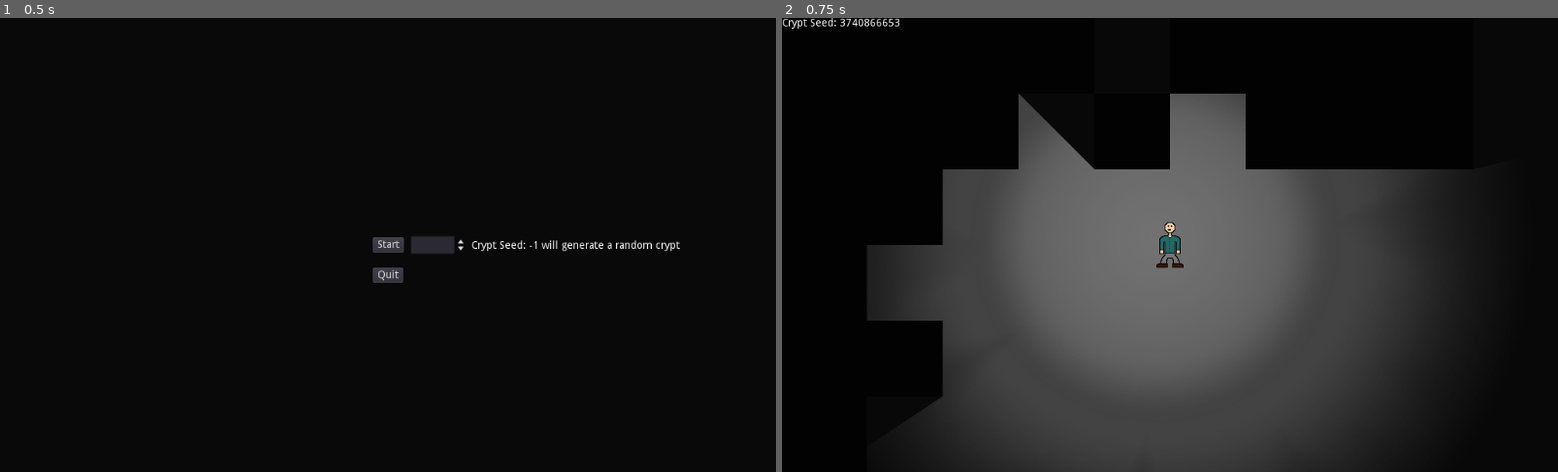
Above: before the commit, frames 1-2 (left to right).
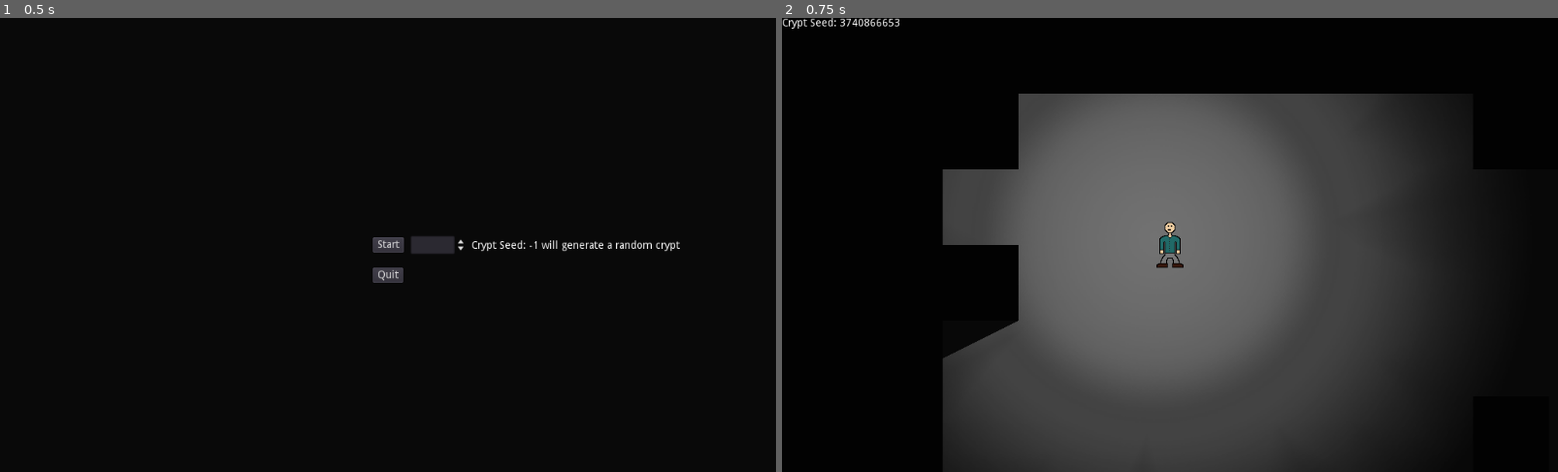
Above: after the commit, the same moments.

Repository: jamesaorson/into-the-crypt
Game: Godot game, scene res://ui/main_menu/main_menu.tscn
Same seed, same stepped clock (60 frames per second), same inputs: the game is played once before the commit and once after it.
Inputs:
- Up to frame 1 (0.5 s): no input
- Up to frame 2 (0.75 s): click "Start" at 0.5 s

Frame 1 is identical in both runs. In frame 2, 11% of the frame differs, in the area x 11-87%, y 16-99%.

Commit message:
Update generation to not make the outside walls visible.

Diff:
--- a/crypt/crypt_generator/crypt_generator.gd
+++ b/crypt/crypt_generator/crypt_generator.gd
@@ -35,8 +35,8 @@
 			get_tree().root.add_child(player)
 		player.set_player_index(playerIndex)
 		var playerStartPosition = Vector2(player_globals.players[playerIndex].startPosition.x, player_globals.players[playerIndex].startPosition.y)
-		playerStartPosition.x += 1.25 * CRYPT_SECTION_SIZE
-		playerStartPosition.y += 1.25 * CRYPT_SECTION_SIZE
+		playerStartPosition.x += 2 * CRYPT_SECTION_SIZE
+		playerStartPosition.y += 2 * CRYPT_SECTION_SIZE
 		playerStartPosition = map_to_world(playerStartPosition)
 		player.position.x = playerStartPosition.x
 		player.position.y = playerStartPosition.y
@@ -53,15 +53,10 @@
 	queue_free()
 
 func draw_crypt():
+	clear()
 	for y in range(len(crypt_globals.crypt)):
 		for x in range(len(crypt_globals.crypt[y])):
-			if (y < CRYPT_SECTION_SIZE or
-				x < CRYPT_SECTION_SIZE or
-				y >= CRYPT_HEIGHT - CRYPT_SECTION_SIZE
-				or x >= CRYPT_WIDTH - CRYPT_SECTION_SIZE):
-				set_cell(x, y, WALL_TILE)
-			else:
-				set_cell(x, y, crypt_globals.crypt[y][x])
+			set_cell(x, y, crypt_globals.crypt[y][x])
 
 func generate_crypt():
 	if crypt_globals.cryptSeed == null:
@@ -69,14 +64,13 @@
 		crypt_globals.cryptSeed = randi()
 	print("Generating crypt with seed ", crypt_globals.cryptSeed)
 	seed(crypt_globals.cryptSeed)
-	clear()
 	crypt_generator_globals.CRYPT_HEIGHT = CRYPT_SECTION_SIZE * floor(rand_range(CRYPT_MIN_HEIGHT, CRYPT_MAX_HEIGHT))
 	CRYPT_HEIGHT = crypt_generator_globals.CRYPT_HEIGHT
 	crypt_generator_globals.CRYPT_WIDTH = CRYPT_SECTION_SIZE * floor(rand_range(CRYPT_MIN_WIDTH, CRYPT_MAX_WIDTH))
 	CRYPT_WIDTH = crypt_generator_globals.CRYPT_WIDTH
 	initalize_crypt_object()
-	for y in range(0, CRYPT_HEIGHT, CRYPT_SECTION_SIZE):
-		for x in range(0, CRYPT_WIDTH, CRYPT_SECTION_SIZE):
+	for y in range(CRYPT_SECTION_SIZE * 2, CRYPT_HEIGHT - (2 * CRYPT_SECTION_SIZE), CRYPT_SECTION_SIZE):
+		for x in range(CRYPT_SECTION_SIZE * 2, CRYPT_WIDTH - ( 2 * CRYPT_SECTION_SIZE), CRYPT_SECTION_SIZE):
 			var cryptSection = null
 			var choice = rand_range(1, 10)
 			if choice > 6:
@@ -90,12 +84,14 @@
 
 func initalize_crypt_object():
 	crypt_globals.crypt = []
-	for y in range(CRYPT_HEIGHT + (2 * CRYPT_SECTION_SIZE)):
+	for y in range(CRYPT_HEIGHT):
 		crypt_globals.crypt.append([])
-		crypt_globals.crypt[y].resize(CRYPT_WIDTH + (2 * CRYPT_SECTION_SIZE))
+		crypt_globals.crypt[y].resize(CRYPT_WIDTH)
+		for x in range(CRYPT_WIDTH):
+			crypt_globals.crypt[y][x] = WALL_TILE
 
 func set_crypt_section(originPosition, cryptSection):
 	for y in range(len(cryptSection)):
 		var cryptRow = cryptSection[y]
 		for x in range(len(cryptRow)):
-			crypt_globals.crypt[y + originPosition.y + 1][x + originPosition.x + 1] = cryptRow[x]
+			crypt_globals.crypt[y + originPosition.y][x + originPosition.x] = cryptRow[x]
--- a/crypt/crypt_generator/crypt_generator_globals.gd
+++ b/crypt/crypt_generator/crypt_generator_globals.gd
@@ -3,15 +3,15 @@
 const FLOOR_TILE = 0
 const WALL_TILE = 1
 
-const CRYPT_SECTION_SIZE = 6
+const CRYPT_SECTION_SIZE = 8
 
 var CRYPT_HEIGHT
-const CRYPT_MAX_HEIGHT = 50
-const CRYPT_MIN_HEIGHT = 25
+const CRYPT_MAX_HEIGHT = 30
+const CRYPT_MIN_HEIGHT = 10
 
 var CRYPT_WIDTH
-const CRYPT_MAX_WIDTH = 50
-const CRYPT_MIN_WIDTH = 25
+const CRYPT_MAX_WIDTH = 30
+const CRYPT_MIN_WIDTH = 10
 
 var HORIZONTAL_HALLWAYS = []
 var VERTICAL_HALLWAYS = []
Not shown, changed: export_presets.cfg
